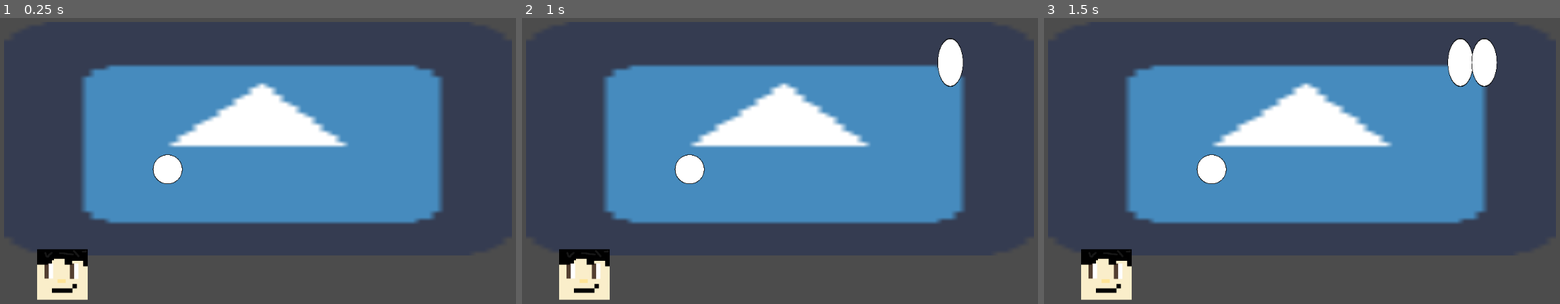
Above: before the commit, frames 1-3 (left to right).
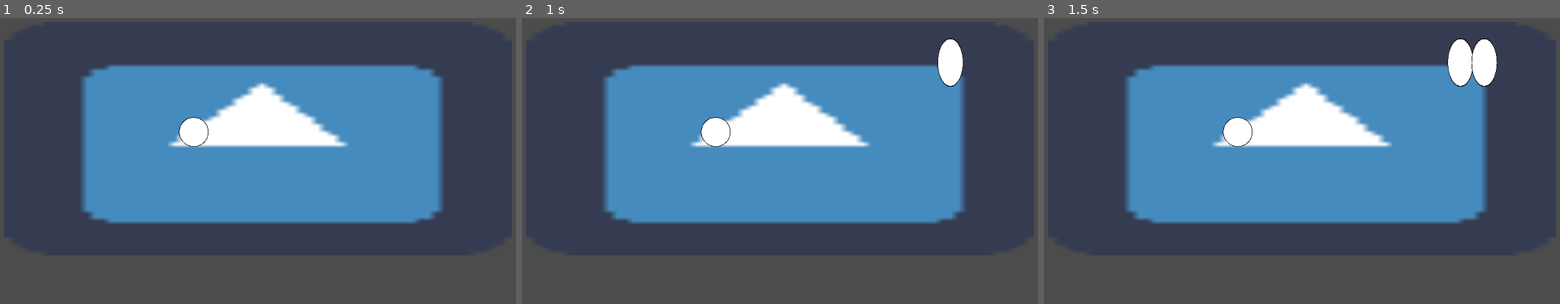
Above: after the commit, the same moments.

Repository: zilber-ran/crashem
Game: Godot game, scene res://Scenes/Main.tscn
Two runs of this game, one before a commit and one after it. Both use one fixed random seed, a clock stepped at 60 frames per second and the inputs below. The engine's default icon, where the game draws it, is replaced by a stand-in: a white triangle on a blue panel in a dark square.
Inputs (mouse positions are in pixels of both pictures, inside the frame that each line leads up to):
- Up to frame 1 (0.25 s): no input
- Up to frame 2 (1 s): tap Enter at 0.5 s; move the mouse to (583, 275) at 0.52 s; click (583, 275) at 0.67 s; tap Space (ui_select) at 0.77 s
- Up to frame 3 (1.5 s): tap Space (ui_select) at 1.25 s; move the mouse to (1188, 189) at 1.27 s; click (1188, 189) at 1.42 s

The runs differ from the first frame. In frame 1, 2.5% of the frame differs, in the area x 7-41%, y 34-99%; in frame 2, 2.5%; in frame 3, 2.5%.

Commit message:
Player Raycast(WIP)
-changed launch collision box to be integrated with the player
-added raycasting to display launch direction (WORK IN PROGRESS)

Diff:
--- a/Scenes/Board.tscn
+++ b/Scenes/Board.tscn
@@ -9,6 +9,7 @@
 
 [node name="RigidBody2D" type="RigidBody2D" parent="."]
 scale = Vector2( 50, 50 )
+collision_mask = 63
 mode = 1
 gravity_scale = 0.0
 
--- a/Scenes/Enemy.tscn
+++ b/Scenes/Enemy.tscn
@@ -10,7 +10,7 @@
 
 [node name="RigidBody2D" type="RigidBody2D" parent="."]
 collision_layer = 8
-collision_mask = 15
+collision_mask = 8
 gravity_scale = 0.0
 
 [node name="Sprite" type="Sprite" parent="RigidBody2D"]
--- a/Scenes/Main.tscn
+++ b/Scenes/Main.tscn
@@ -11,7 +11,7 @@
 scale = Vector2( 1.004, 0.463 )
 
 [node name="Player" parent="." instance=ExtResource( 2 )]
-position = Vector2( 147.586, 490.247 )
+position = Vector2( 397.201, 219.275 )
 
 [node name="Enemy_Factory" parent="." instance=ExtResource( 1 )]
 position = Vector2( 842.284, 88.0994 )
--- a/Scenes/Player.tscn
+++ b/Scenes/Player.tscn
@@ -14,10 +14,14 @@
 [node name="Player" type="Node2D"]
 
 [node name="Player RB2D" type="RigidBody2D" parent="."]
-position = Vector2( 200, -200 )
+collision_layer = 2
+collision_mask = 2
 physics_material_override = SubResource( 1 )
 gravity_scale = 0.0
 script = ExtResource( 3 )
+
+[node name="VectorCreator" parent="Player RB2D" instance=ExtResource( 2 )]
+scale = Vector2( 7.5, 7.5 )
 
 [node name="Sprite" type="Sprite" parent="Player RB2D"]
 scale = Vector2( 0.102646, 0.102646 )
@@ -27,8 +31,5 @@
 scale = Vector2( 5, 5 )
 shape = SubResource( 2 )
 
-[node name="VectorCreator" parent="." instance=ExtResource( 2 )]
-scale = Vector2( 7.5, 7.5 )
-
-[connection signal="vector_created" from="VectorCreator" to="Player RB2D" method="launch"]
-[connection signal="vector_created" from="VectorCreator" to="Player RB2D" method="_launch"]
+[connection signal="vector_created" from="Player RB2D/VectorCreator" to="Player RB2D" method="launch"]
+[connection signal="vector_created" from="Player RB2D/VectorCreator" to="Player RB2D" method="_launch"]
--- a/Scenes/VectorCreator.tscn
+++ b/Scenes/VectorCreator.tscn
@@ -1,16 +1,17 @@
-[gd_scene load_steps=4 format=2]
+[gd_scene load_steps=3 format=2]
 
 [ext_resource path="res://Scripts/VectorCreator.gd" type="Script" id=1]
-[ext_resource path="res://mcFace.png" type="Texture" id=2]
 
 [sub_resource type="CircleShape2D" id=1]
 
 [node name="VectorCreator" type="Area2D"]
+collision_layer = 16
+collision_mask = 16
 script = ExtResource( 1 )
-
-[node name="Sprite" type="Sprite" parent="."]
-scale = Vector2( 0.1, 0.1 )
-texture = ExtResource( 2 )
 
 [node name="CollisionShape2D" type="CollisionShape2D" parent="."]
 shape = SubResource( 1 )
+
+[node name="RayCast2D" type="RayCast2D" parent="."]
+enabled = true
+collision_mask = 13
--- a/Scripts/Player RB2D.gd
+++ b/Scripts/Player RB2D.gd
@@ -23,8 +23,7 @@
 
 # Called when the node enters the scene tree for the first time.
 func _ready():
-	 parent = get_parent()
-	 VC = parent.get_node("VectorCreator")
+	 VC = get_node("VectorCreator")
 	 # Replace with function body.
 
 func _launch(force : Vector2) -> void:
--- a/Scripts/VectorCreator.gd
+++ b/Scripts/VectorCreator.gd
@@ -8,8 +8,9 @@
 var can_launch = true
 
 var touch_down := false
-var position_start := Vector2.ZERO
-var position_end := Vector2.ZERO
+var position_start := self.position
+var position_end := self.position
+var position_hit = self.position
 
 var vector := Vector2.ZERO
 
@@ -17,18 +18,25 @@
 	connect("input_event", self, "_on_input_event")
 
 func _draw() -> void:
-	draw_line(position_start - global_position,
-	 (position_end - global_position), Color.blue,1)
-
-	draw_line(position_start-global_position,
-	position_start-global_position+vector, Color.red, 1.5)
+	draw_line(position_hit,
+	position_hit, Color.green, 1.5)
 
 
 
 func _reset() -> void:
-	position_start = Vector2.ZERO
+	position_start = self.position
 	position_end = Vector2.ZERO
 	vector = Vector2.ZERO
+
+
+
+func _raycast() -> void:
+	var ray = get_node("RayCast2D")
+	ray.cast_to = position_start-position_end
+	ray.enabled = true
+	position_hit = ray.get_collision_point()
+
+
 
 
 func _input(event) -> void:
@@ -44,6 +52,7 @@
 	if event is InputEventMouseMotion:
 		position_end = event.position
 		vector = -(position_end - position_start).clamped(maximum_length)
+		_raycast()
 		update()
 
 
--- a/project.godot
+++ b/project.godot
@@ -28,6 +28,8 @@
 2d_physics/layer_2="Player"
 2d_physics/layer_3="Balls"
 2d_physics/layer_4="Enemies"
+2d_physics/layer_5="Other"
+2d_physics/layer_6="UI"
 
 [physics]
 
